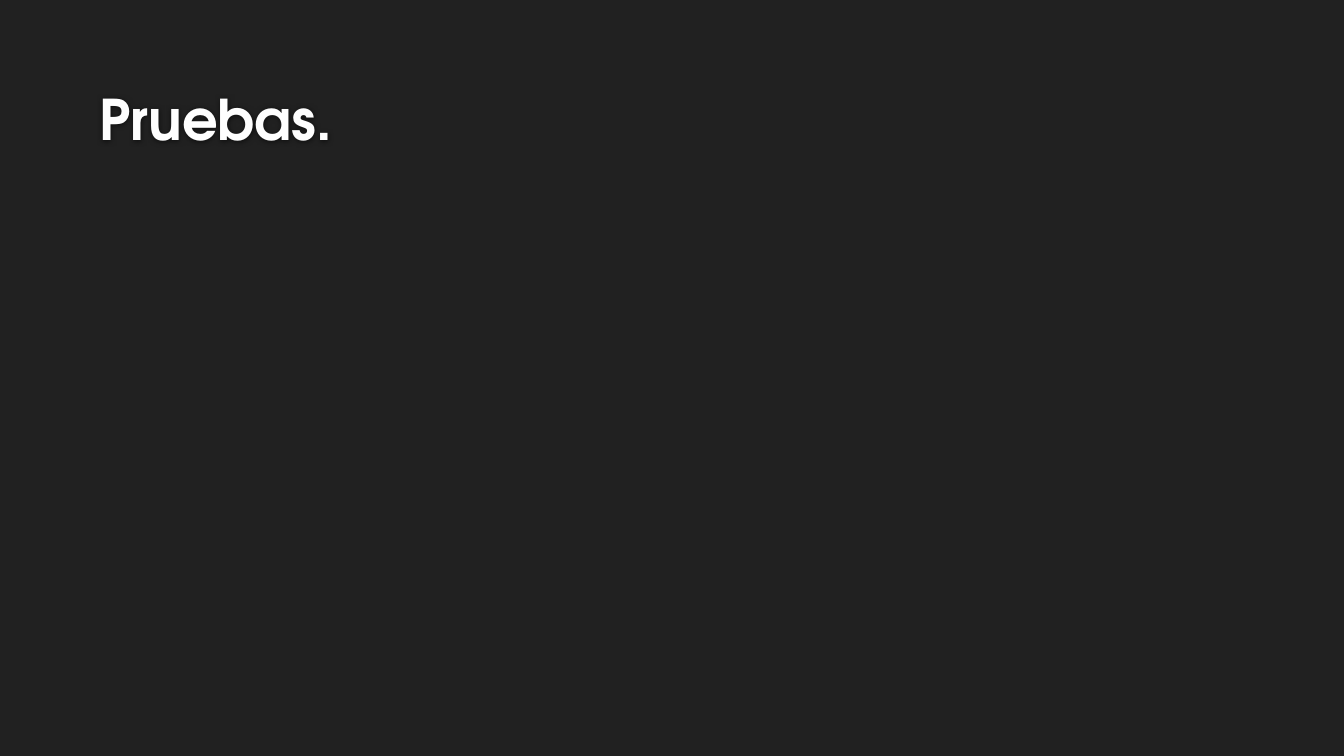
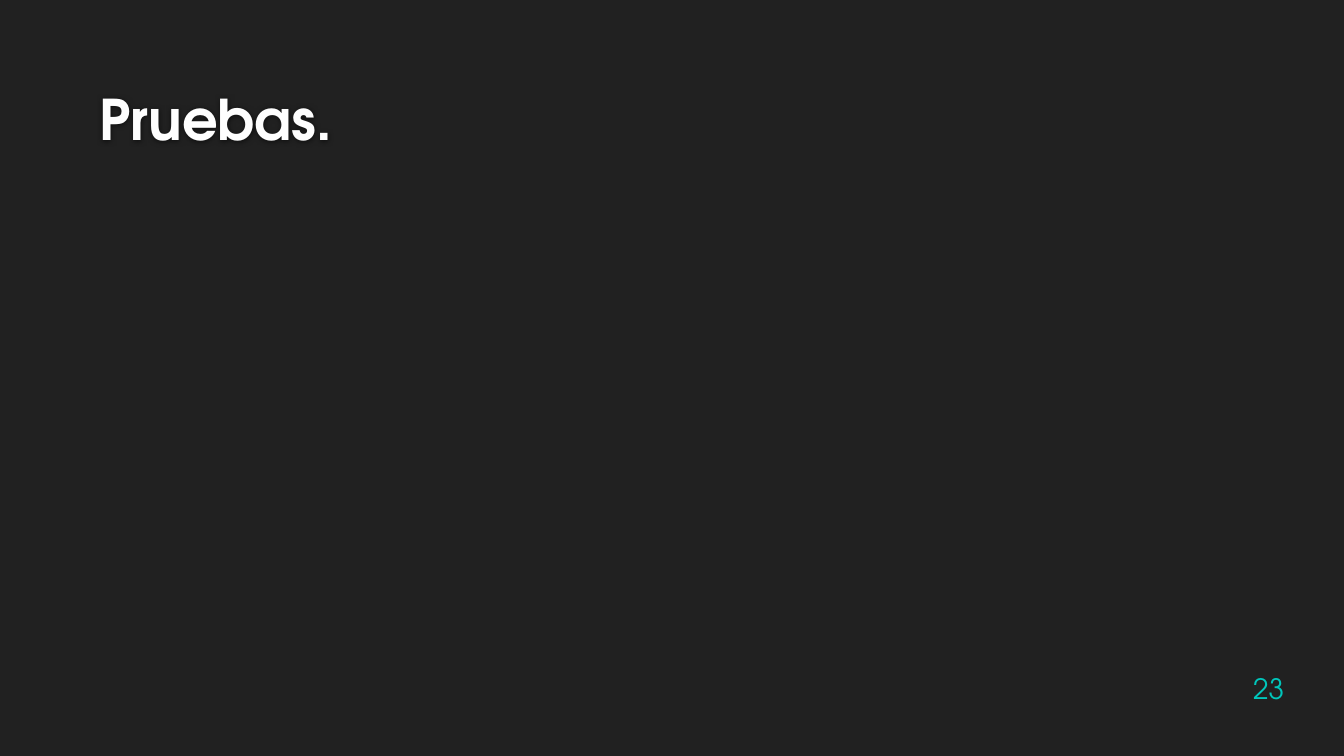
Before and after one commit to Zigic23/TFG-RobotSiguelineas, a slide deck: slide 23 of Presentación/Presentacion TFG.pptx (slide 16 before the commit). Drawn at 1344x756 pixels with LibreOffice and Linux fonts; fonts in the diff are those of the drawing; background and template pictures are left out. Boxes give left, top, right and bottom in pixels: in the first picture for what was removed or moved away, otherwise in the second. Text is boxed around its words. In the diff, an @@ line names an element or a change of style, - is before the commit and + after.

```diff
--- a/Presentación/Presentacion TFG.pptx
+++ b/Presentación/Presentacion TFG.pptx
@@ page number added at (1253, 678, 1284, 700), 20 pt, text #00C6BB @@
+23
```
Also in this commit, not shown: 16 other slides changed, 11 slides added, 2 slides removed, 4 other files.
